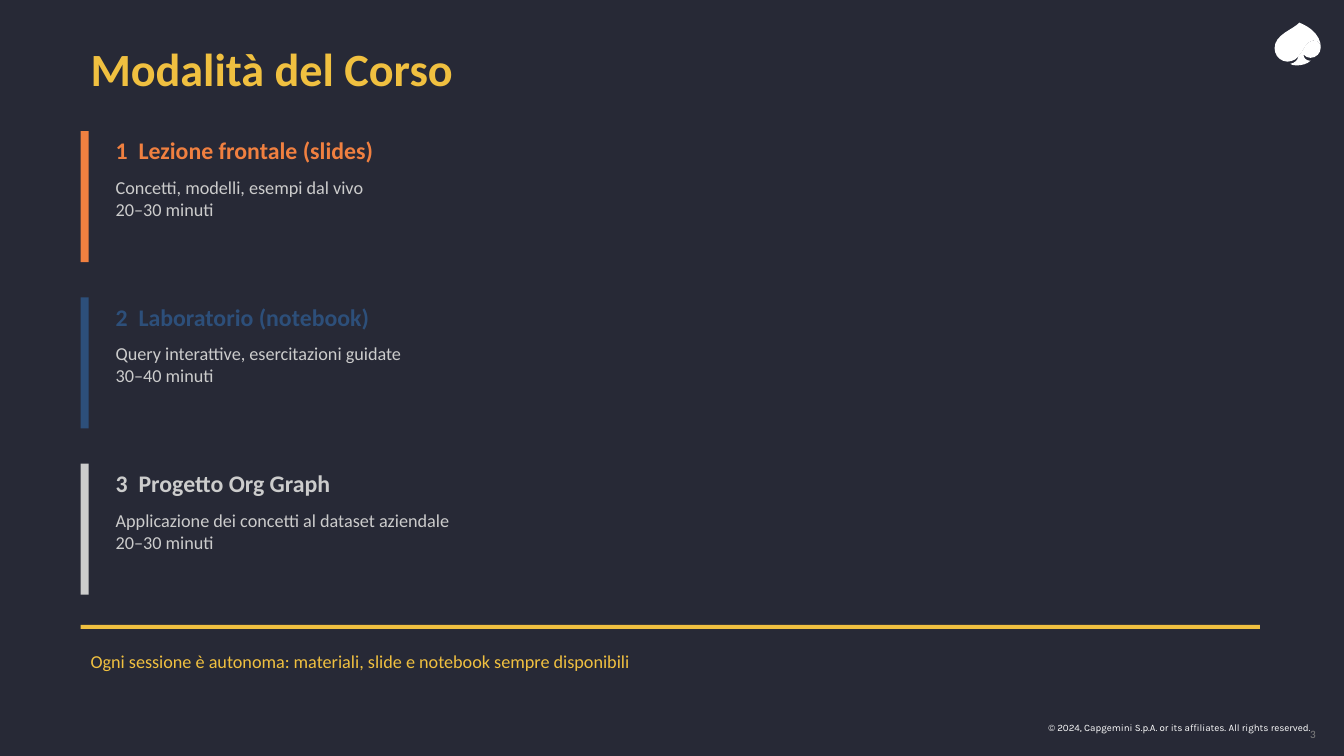
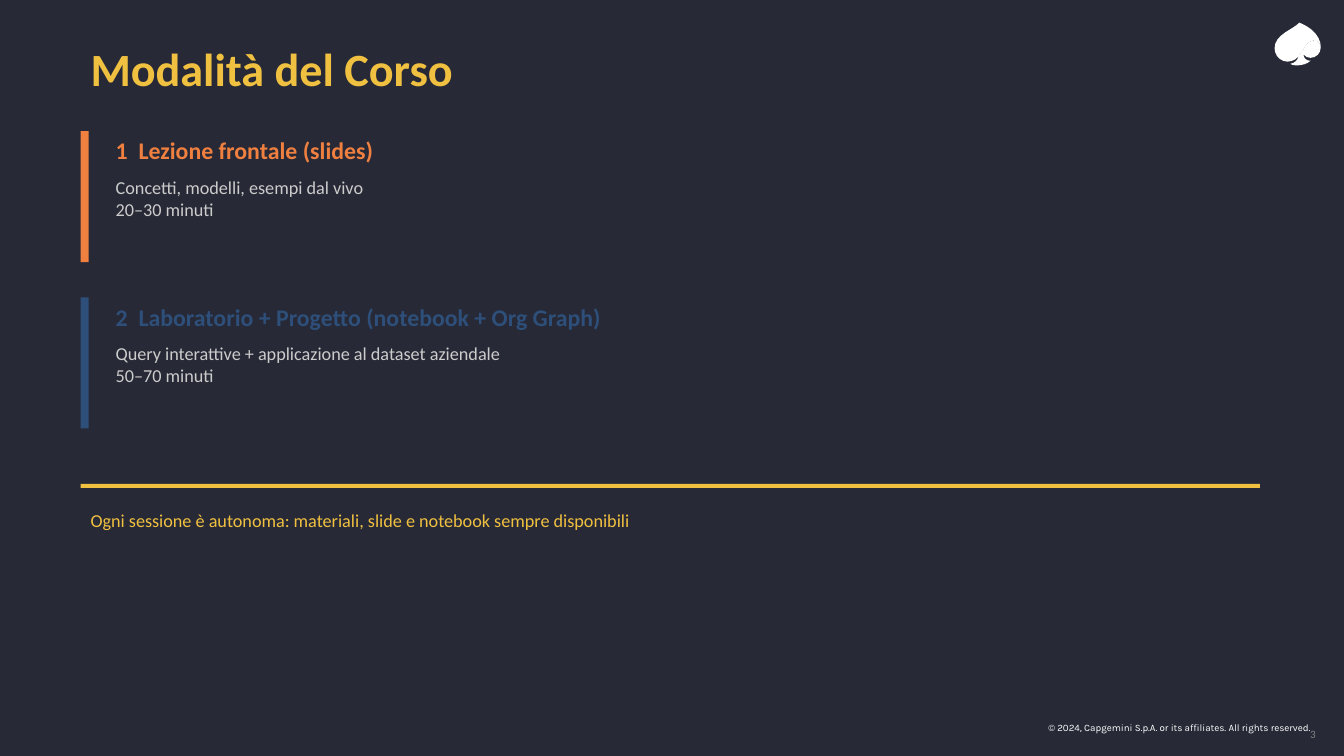
Before and after one commit to leobcc/neo4j-training-course-material, a slide deck: slide 3 of slides/course_outline/introduction.pptx. Drawn at 1344x756 pixels with LibreOffice and Linux fonts; fonts in the diff are those of the drawing. Boxes give left, top, right and bottom in pixels: in the first picture for what was removed or moved away, otherwise in the second. Text is boxed around its words. In the diff, an @@ line names an element or a change of style, - is before the commit and + after.

```diff
--- a/slides/course_outline/introduction.pptx
+++ b/slides/course_outline/introduction.pptx
@@ text at <box>116,347,500,382</box>: text changed @@
-Query interattive, esercitazioni guidate
-30–40 minuti
+Query interattive + applicazione al dataset aziendale
+50–70 minuti
@@ rectangle removed at <box>81,464,89,595</box> @@
@@ text removed at <box>116,475,330,496</box> @@
-3 Progetto Org Graph
@@ text "Ogni sessione è autonoma: materiali, ...": place and size @@
-text "Ogni sessione è autonoma: materiali, ..." at <box>91,655,630,671</box>
+text "Ogni sessione è autonoma: materiali, ..." at <box>91,514,630,530</box>
@@ rectangle: place and size @@
-rectangle at <box>81,625,1260,629</box>
+rectangle at <box>81,484,1260,488</box>
@@ text removed at <box>116,514,449,549</box> @@
-Applicazione dei concetti al dataset aziendale
-20–30 minuti
```
Also in this commit, not shown: 4 other slides changed.
